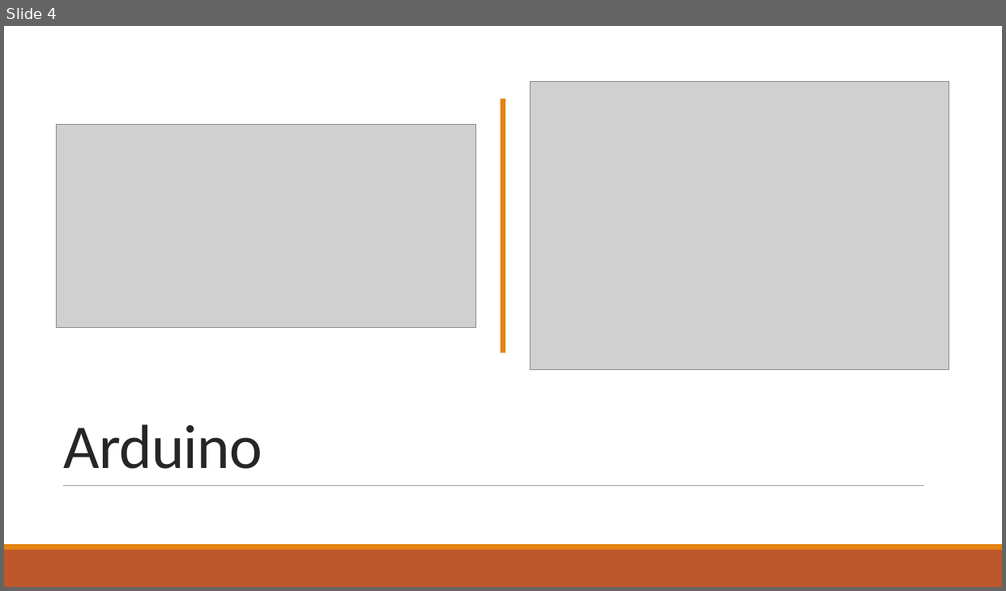
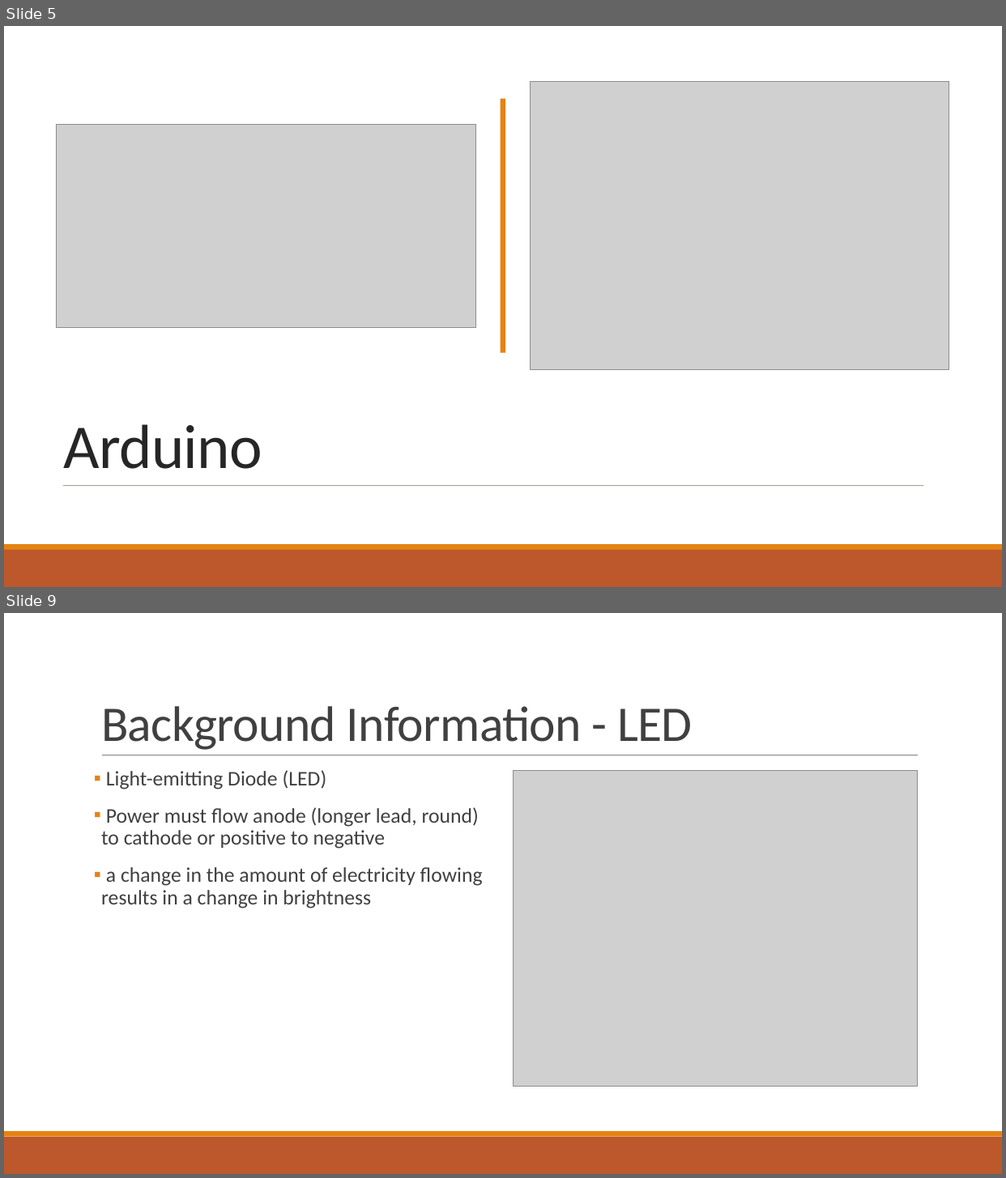
Before and after one commit to RyanZurrin/cs341, a slide deck: Lab 1/CS 341 Lab introduction.pptx. Shown one above the other, each under a label of ours: slide 4 before the commit, slides 5 and 9 after it; the slides between them are not shown. The pictures are 1006x591 and 1006x1178 pixels, drawn with LibreOffice and Linux fonts; fonts in the diff are those of the drawing; grey boxes stand for pictures. Boxes give left, top, right and bottom in pixels: in the first picture for what was removed or moved away, otherwise in the second. Text is boxed around its words. In the diff, an @@ line names an element or a change of style, - is before the commit and + after.

```diff
--- a/Lab 1/CS 341 Lab introduction.pptx
+++ b/Lab 1/CS 341 Lab introduction.pptx
@@ slide 9 added at (4, 613, 1002, 1174), background #FFFFFF @@
@@ title added at (101, 706, 692, 750), 48 pt, text #404040 @@
+Background Information - LED
@@ line added from (102, 756) to (918, 756), #808080 0.5 pt @@
@@ text added at (101, 770, 483, 909), 20 pt, text #404040 @@
+▪ Light-emitting Diode (LED)
+▪ Power must flow anode (longer lead, round) to cathode or positive to negative
+▪ a change in the amount of electricity flowing results in a change in brightness
@@ picture added at (513, 771, 918, 1087) @@
@@ rectangle added at (4, 1137, 1002, 1174), fill #BD582C @@
@@ rectangle added at (4, 1131, 1002, 1137), fill #E48312 @@
@@ what was slide 4 is now slide 5 @@
```
Also in this commit, not shown: 4 slides changed, 3 other slides added, 2 slides removed.
